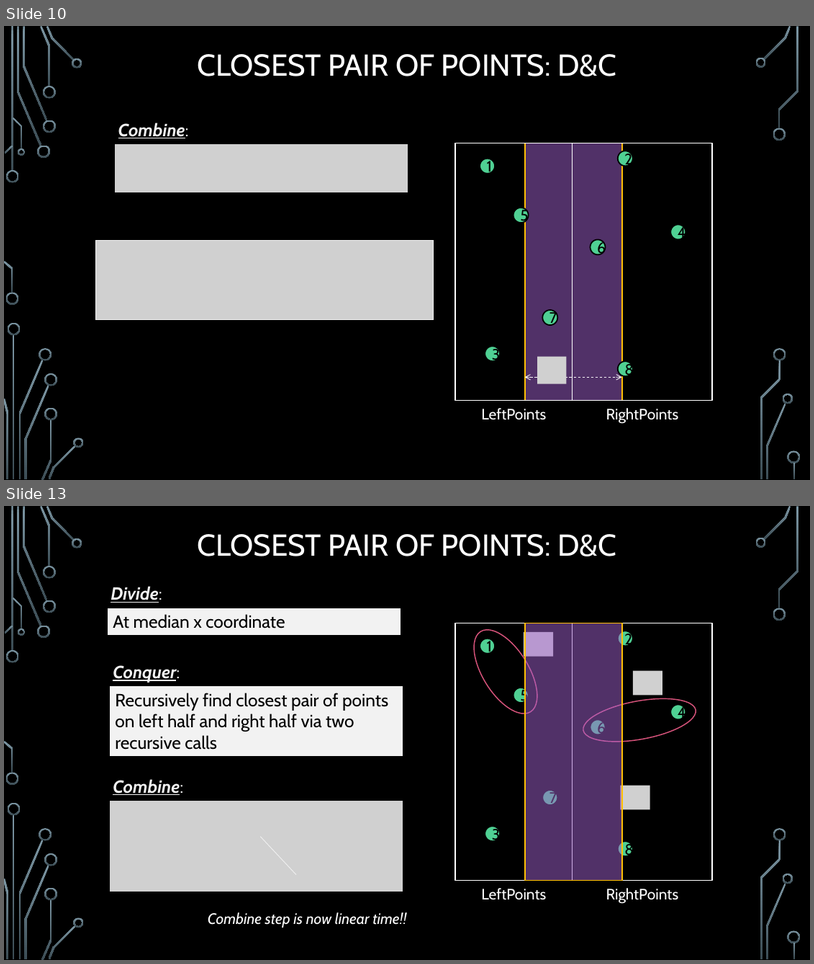
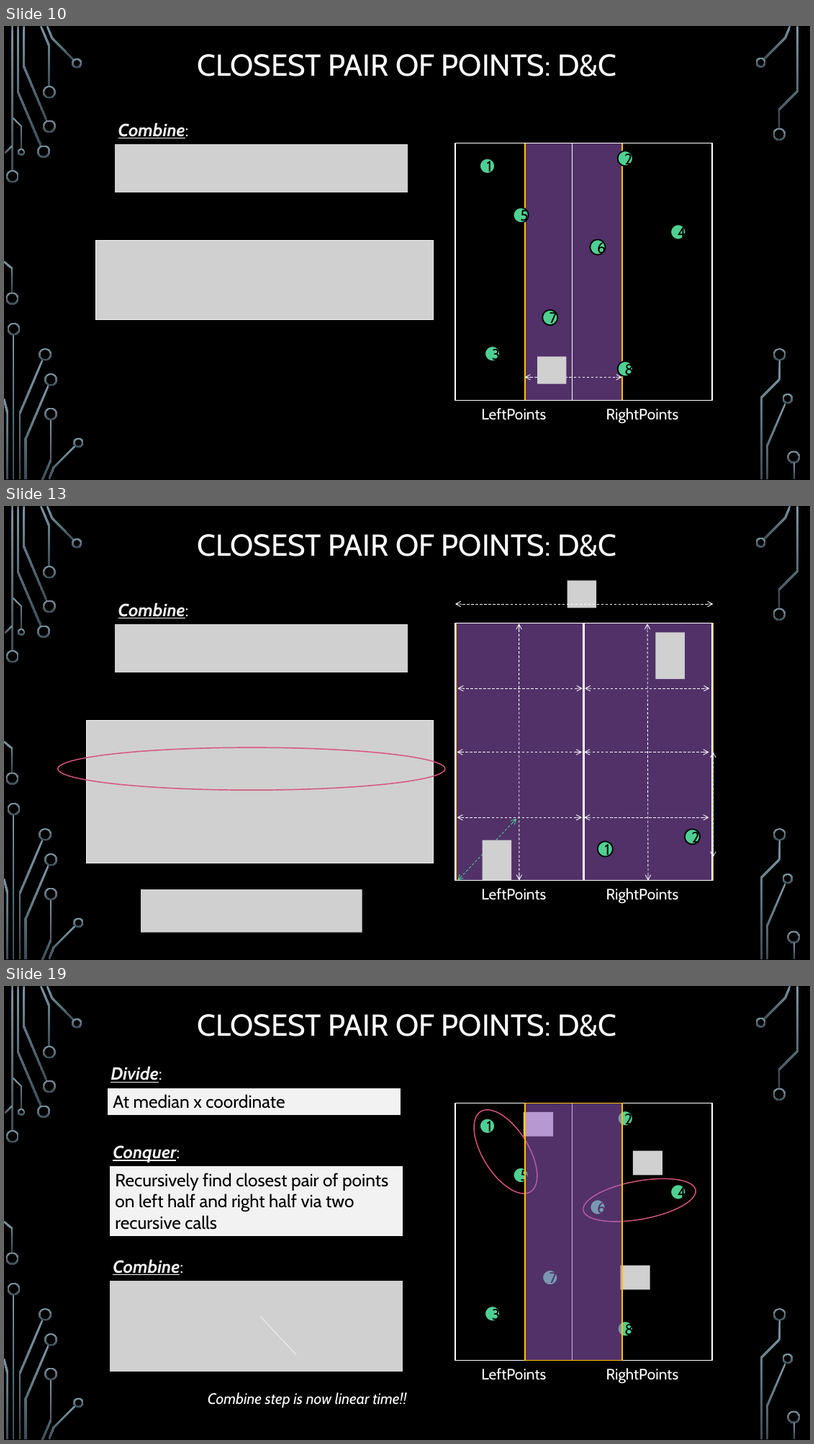
Before and after one commit to markfloryan/dsa2, a slide deck: slides/03-4-ClosestPair.pptx. Shown one above the other, each under a label of ours: slides 10 and 13 before the commit, slides 10, 13 and 19 after it; the slides between them are not shown. The pictures are 814x964 and 814x1444 pixels, drawn with LibreOffice and Linux fonts; fonts in the diff are those of the drawing; grey boxes stand for pictures; background and template pictures are left out. Boxes give left, top, right and bottom in pixels: in the first picture for what was removed or moved away, otherwise in the second. Text is boxed around its words. In the diff, an @@ line names an element or a change of style, - is before the commit and + after.

```diff
--- a/slides/03-4-ClosestPair.pptx
+++ b/slides/03-4-ClosestPair.pptx
@@ slide 13 added at [4,506,810,960], background picture (left out); not listed: 36 template elements that a slide beside it also shows @@
@@ title added at [197,534,617,556], 36 pt, text #FFFFFF @@
+CLOSEST PAIR OF POINTS: D&C
@@ picture added at [568,580,597,608] @@
@@ text added at [118,602,189,618], 21 pt, text #F2F2F2, bold, italic, underline @@
+Combine:
@@ double arrow added from (714, 604) to (455, 604), #FFFFFF 0.75 pt dashed @@
@@ picture added at [115,623,409,672] @@
@@ rectangle added at [455,623,584,880], outline #FFFFFF 1.25 pt @@
@@ rectangle added at [456,623,714,880], fill #A262D0 at 50% opacity, outline #FFC000 1.25 pt @@
@@ double arrow added from (520, 880) to (520, 623), #FFFFFF 0.75 pt dashed @@
@@ rectangle added at [585,623,713,880], outline #FFFFFF 1.25 pt @@
@@ double arrow added from (648, 880) to (648, 623), #FFFFFF 0.75 pt dashed @@
@@ picture added at [656,633,685,679] @@
@@ double arrow added from (583, 688) to (458, 688), #FFFFFF 0.75 pt dashed @@
@@ double arrow added from (710, 688) to (585, 688), #FFFFFF 0.75 pt dashed @@
@@ picture added at [87,720,434,863] @@
@@ ellipse added at [58,747,445,790], outline #D7537B 1.25 pt @@
@@ double arrow added from (582, 752) to (458, 752), #FFFFFF 0.75 pt dashed @@
@@ double arrow added from (710, 752) to (585, 752), #FFFFFF 0.75 pt dashed @@
@@ double arrow added from (714, 752) to (714, 857), #FFFFFF 0.75 pt dashed @@
@@ double arrow added from (582, 818) to (458, 818), #FFFFFF 0.75 pt dashed @@
@@ double arrow added from (517, 818) to (458, 880), #4FD093 0.75 pt dashed @@
@@ double arrow added from (710, 818) to (585, 818), #FFFFFF 0.75 pt dashed @@
@@ ellipse added at [685,829,700,844], fill #4FD093, outline #000000 1.5 pt, 18 pt, text #000000 @@
+2
@@ picture added at [483,840,512,880] @@
@@ ellipse added at [598,841,613,856], fill #4FD093, outline #000000 1.5 pt, 18 pt, text #000000 @@
+1
@@ picture added at [141,890,362,932] @@
@@ text added at [481,888,546,900], 18 pt, text #FFFFFF @@
+LeftPoints
@@ text added at [607,888,679,903], 18 pt, text #FFFFFF @@
+RightPoints
@@ what was slide 13 is now slide 19 @@
```
Also in this commit, not shown: 2 slides changed, 6 other slides added, 11 other files.
